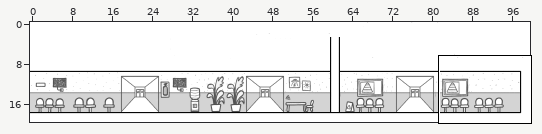
Tiled map, stored at assets/map/tiled/map_structured.tmx. The first picture is a wide view before the edit; the outline marks the close-up.
Close-up. Before the edit:
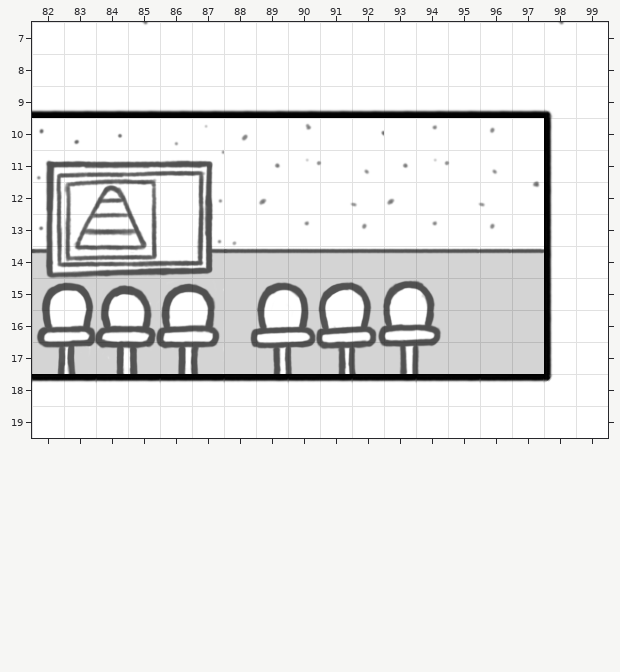
Cells are 32x32 px. Shown: x 82..99, y 7..19. The commit also changed other parts of the map, which this record leaves out.
After the commit:
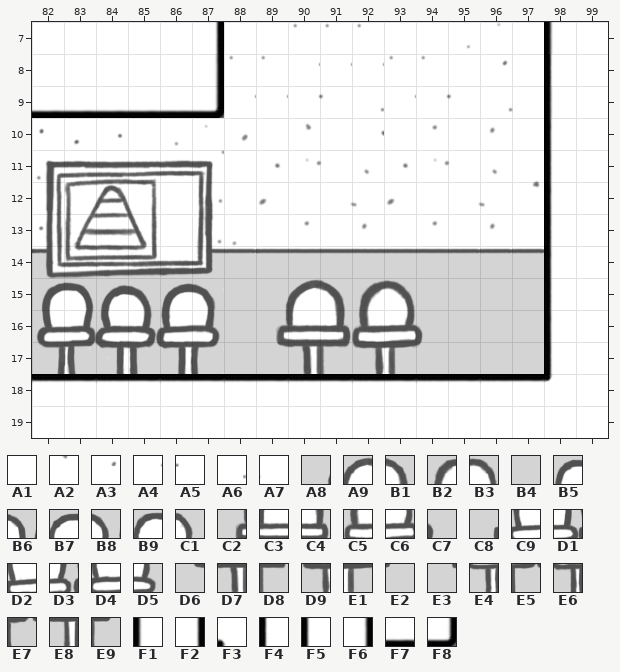
Key: from "MapTileset": A1 58, A2 152, A3 171, A4 249, A5 250, A6 251, A7 252, A8 408, A9 409, B1 410, B2 411, B3 412, B4 424, B5 467, B6 468, B7 469, B8 470, B9 471, C1 472, C2 488, C3 489, C4 490, C5 491, C6 492, C7 493, C8 546, C9 547, D1 548, D2 549, D3 550, D4 551, D5 552, D6 568, D7 569, D8 570, D9 571, E1 572, E2 573, E3 626, E4 627, E5 628, E6 629, E7 630, E8 631, E9 632, F1 720, F2 725, F3 728, F4 880, F5 960, F6 965, F7 1043, F8 1045.
__ is an empty cell, ## one hidden under a higher layer.
The exact change:
Layer "zone2/backgroundScenery":
y 7: x 87 A1 -> __; x 98 A2 -> __
y 8: x 87 A1 -> __; x 96 A1 -> A3
y 9: x 87..97 ## ## ## ## ## ## ## ## ## ## ## -> __ A4 A4 A4 A5 A6 A4 A4 A5 A6 A7
y 15: x 89..94 B5 B6 B7 B8 B9 C1 -> A8 A9 B1 B2 B3 B4
y 16: x 88..94 C8 C9 D1 D2 D3 D4 D5 -> B4 C2 C3 C4 C5 C6 C7
y 17: x 88..94 E3 E4 E5 E6 E7 E8 E9 -> B4 D6 D7 D8 D9 E1 E2
Layer "zone2/ground":
y 7: x 87 __ -> F2; x 98 __ -> F1
y 8: x 87 __ -> F6; x 98 A1 -> F4
y 9: x 87..98 F7 F7 F7 F7 F7 F7 F7 F7 F7 F7 F7 F3 -> F8 __ __ __ __ __ __ __ __ __ __ F5
Changed places in both close-ups, as pixel boxes (x1, y1, x2, y2):
changed: (215, 22, 565, 118)
changed: (250, 279, 441, 374)
